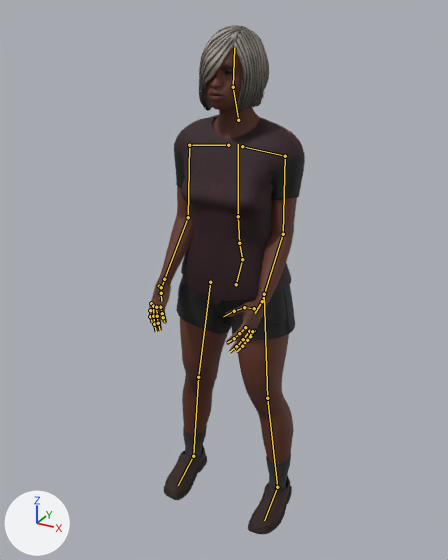
Two versions of the glTF model public/models/npcs/auntie-portia.glb, one commit apart.
Before and after are seen from a 50 mm lens placed at (0.874, -1.699, 1.693), pointed at (-0.013, -0.086, 0.887). The lights are fixed; the arrows at lower left show +X, +Y and +Z. The older version comes first. Both versions are drawn at frame 0 of the action 'idle'; the numbers are the values there. The bones that change, and the others that lie on the model, are drawn over the model as lines.

In view in the first picture: 'HairShoesMesh', 'OutfitMesh', 'SkinMesh'.
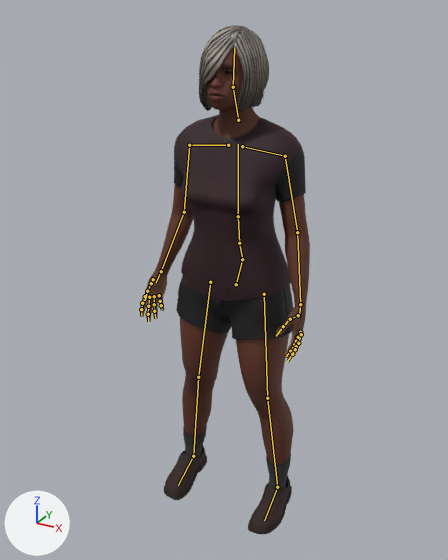
Where the change shows, as pixel boxes [x1, y1, x2, y2] in the pictures (448 x 560 px):
'OutfitMesh', posed: before [174, 115, 305, 339]; after [174, 115, 306, 340]
'SkinMesh', posed (15% wider): before [149, 47, 297, 464]; after [140, 47, 310, 464]
bone 'UpperArm_L', root to tip: before (285, 156) to (283, 234); after (285, 156) to (297, 232)
bone 'LowerArm_L', root to tip: before (283, 234) to (262, 301); after (297, 232) to (300, 304)
bone 'UpperArm_R', root to tip: before (189, 145) to (188, 217); after (189, 145) to (184, 212)
bone 'LowerArm_R', root to tip: before (188, 217) to (164, 279); after (184, 212) to (161, 271)

The edits, one by one:
Bone 'UpperArm_L' (bone_upperarm_l) turns from (0, 0, -41) to (-6, -14, -31) degrees about its own x, y and z.
Bone 'LowerArm_L' (bone_lowerarm_l) turns from (0, 0, 0) to (-17, -3, -1) degrees about its own x, y and z.
Bone 'UpperArm_R' (bone_upperarm_r) turns from (0, 0, 41) to (-8, 20, 30) degrees about its own x, y and z.
Bone 'LowerArm_R' (bone_lowerarm_r) turns from (0, 0, 0) to (-15, 3, 1) degrees about its own x, y and z.
